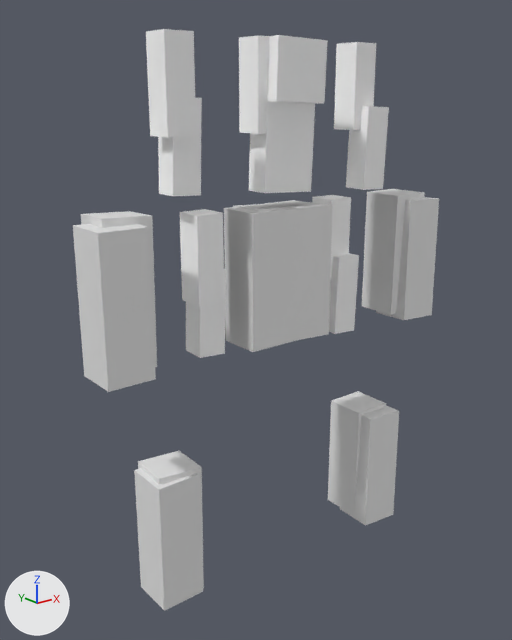
A saved change to the glTF model modals/minecraftavatar.glb.
Both versions are drawn from a 50 mm lens placed at (-4.04, -4.79, 1.52), pointed at (-0.11, 0.12, -0.45). The axes (+X, +Y, +Z) are drawn at lower left. The lights are the same throughout. Where no turn or scale is listed for an object, it has been applied to the vertices.

Names of what the first picture shows: '2nd Layer', '2nd Layer.001', '2nd Layer.002', 'Character.002'.
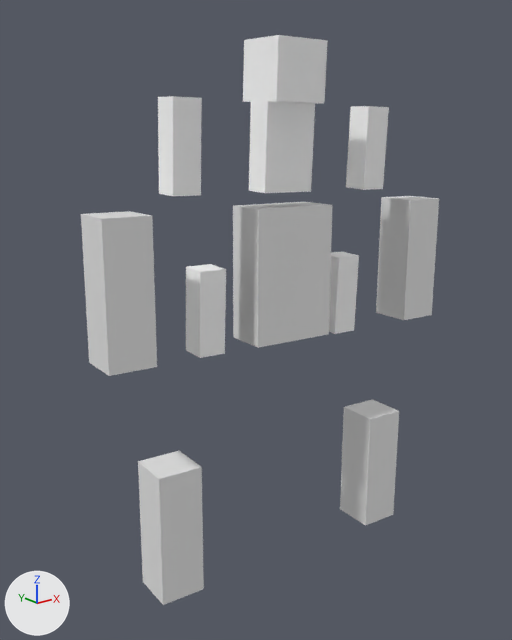
Where the change shows, as pixel boxes [x1, y1, x2, y2] in the pictures (512 x 640 px):
'2nd Layer.001', deleted
    before: [73, 189, 425, 611]
'2nd Layer', deleted
    before: [146, 29, 376, 307]
'2nd Layer.002', unchanged, uncovered by the edit
    before: [81, 197, 439, 605]
    after: [81, 196, 439, 605]

Edits to the bpy script that builds the scene:
```text
Remove ob_2nd_layer:
    ob_2nd_layer = bpy.data.objects.new('2nd Layer', me_cube_001)
    ob_2nd_layer.location = (-0.01, 0.03, 1.61)
Remove ob_2nd_layer_001:
    ob_2nd_layer_001 = bpy.data.objects.new('2nd Layer.001', me_cube_003)
    ob_2nd_layer_001.location = (0.0, 0.0, 0.0)
```
